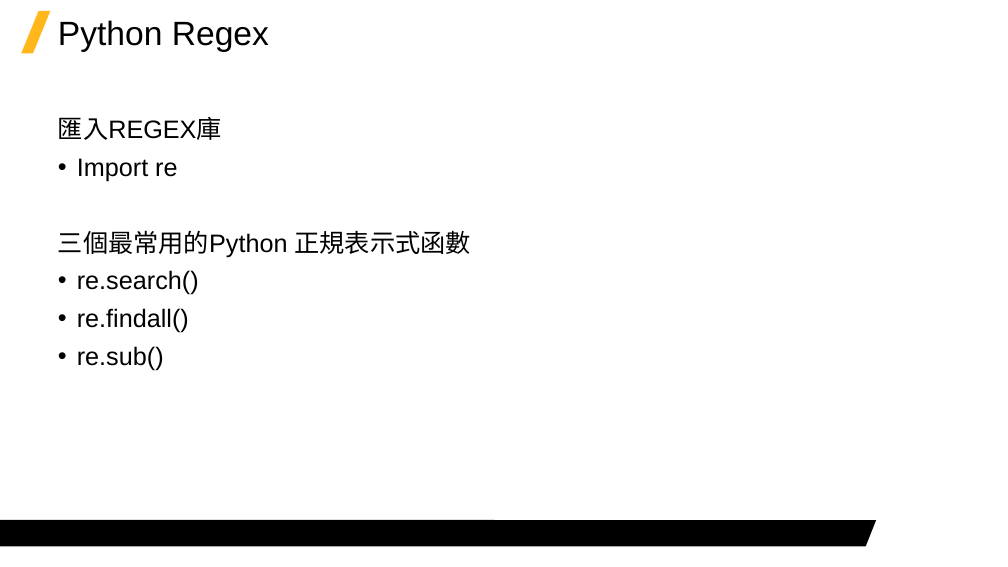
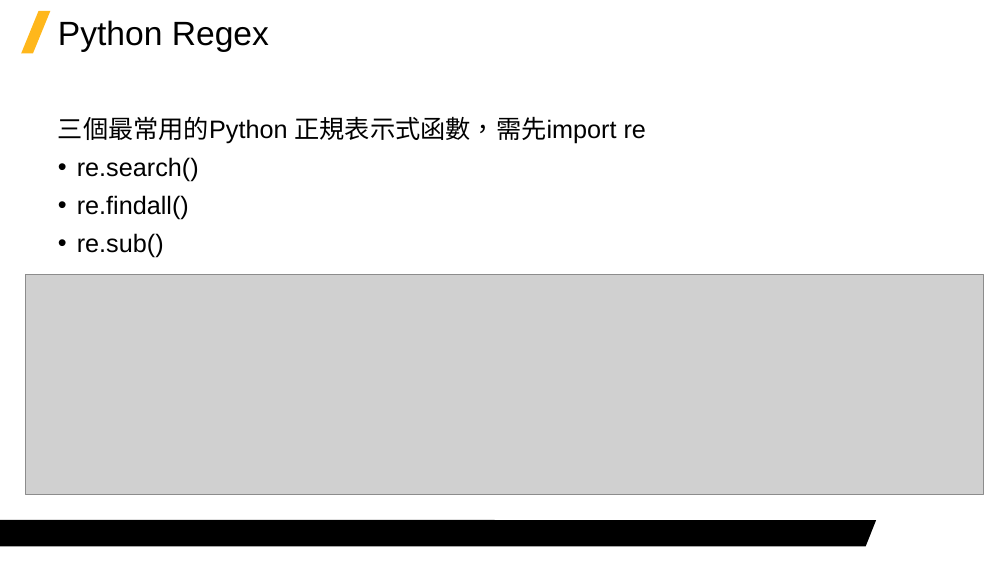
Before and after one commit to Jerrick-cheng/AEDT-Automation-Camp, a slide deck: slide 9 of 上課教材/Week6.pptx. Drawn at 1008x567 pixels with LibreOffice and Linux fonts; fonts in the diff are those of the drawing; grey boxes stand for pictures; background and template pictures are left out. Boxes give left, top, right and bottom in pixels: in the first picture for what was removed or moved away, otherwise in the second. Text is boxed around its words. In the diff, an @@ line names an element or a change of style, - is before the commit and + after.

```diff
--- a/上課教材/Week6.pptx
+++ b/上課教材/Week6.pptx
@@ text at [58, 116, 646, 144]: text changed @@
-匯入REGEX庫
-• Import re
-三個最常用的Python 正規表示式函數
+三個最常用的Python 正規表示式函數，需先import re
@@ picture added at [25, 275, 983, 495] @@
```
Also in this commit, not shown: 2 other files.
